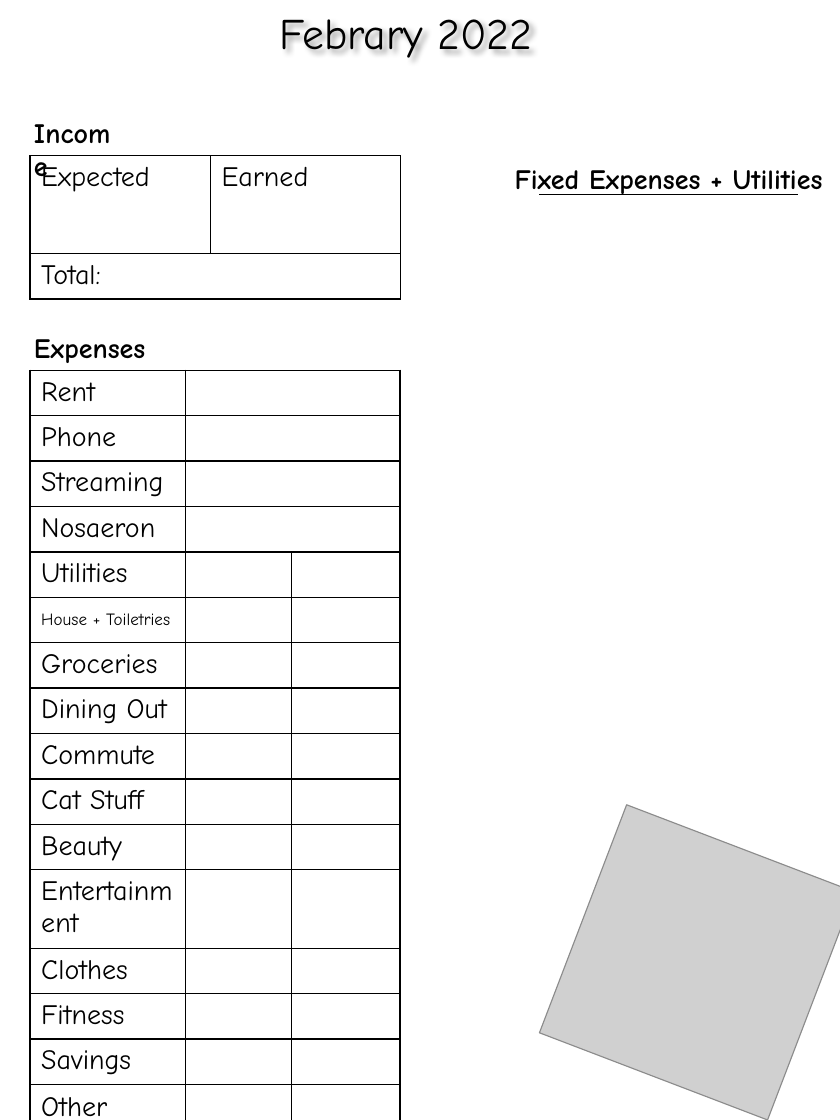
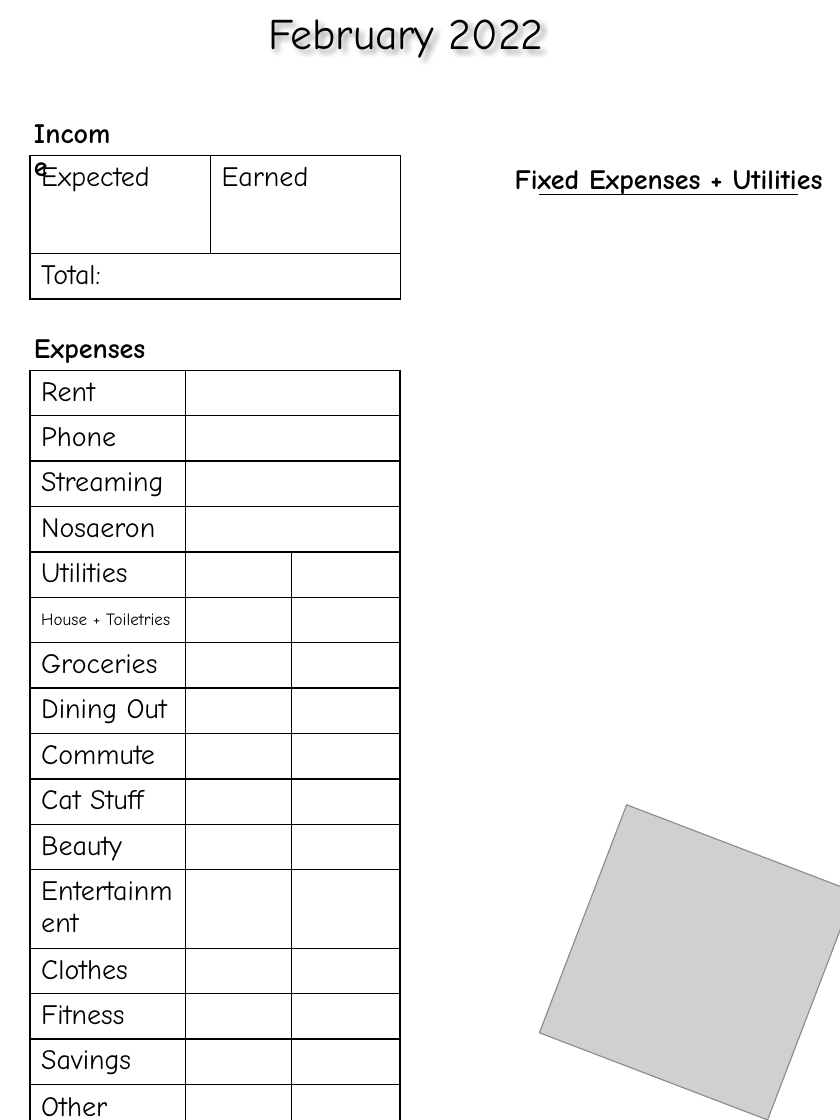
Before and after one commit to cds70409/cds70409.github.io, a slide deck: slide 43 of bujo_printouts.pptx. Drawn at 840x1120 pixels with LibreOffice and Linux fonts; fonts in the diff are those of the drawing; grey boxes stand for pictures. Boxes give left, top, right and bottom in pixels: in the first picture for what was removed or moved away, otherwise in the second. Text is boxed around its words. In the diff, an @@ line names an element or a change of style, - is before the commit and + after.

```diff
--- a/bujo_printouts.pptx
+++ b/bujo_printouts.pptx
@@ text at (268,19,544,58): text changed @@
-Febrary 2022
+February 2022
```
Also in this commit, not shown: 9 slides added.
